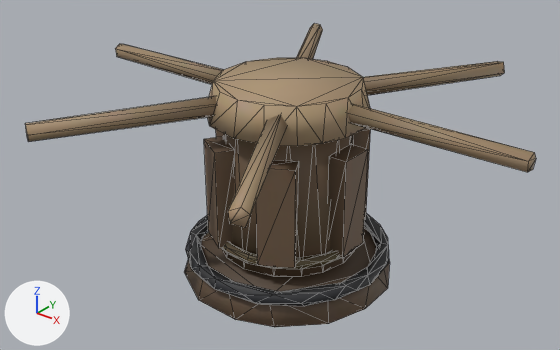
A saved change to the glTF model public/assets/models/capstan_far.glb.
Rendered twice from a 50 mm lens placed at (1.83, -2.34, 1.88), pointed at (-0.02, -0.03, 0.45). The lights are fixed; the arrows at lower left show +X, +Y and +Z. The older version comes first. Mesh edges are drawn as thin lines. Vertices at exactly the same position are counted once.

Names of what the first picture shows: 'capstan_body', 'drum'.
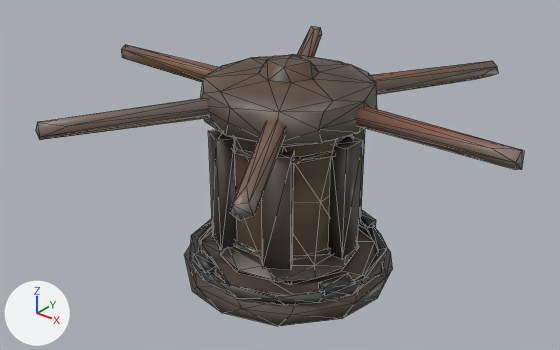
Location of each change, [x1, y1, x2, y2] in pixels of the pictures (560 x 350 px):
'drum', reshaped
    before: [25, 23, 536, 277]
    after: [36, 26, 524, 285]
'capstan_body', reshaped
    before: [184, 213, 390, 327]
    after: [184, 210, 393, 326]
part 1 of me_base, rebuilt (6% shorter)
    before: [185, 213, 389, 306]
    after: [190, 218, 387, 305]
part 2 of me_base, rebuilt
    before: [184, 227, 390, 327]
    after: [184, 226, 393, 326]
part 3 of me_base, added
    after: [193, 210, 376, 296]
part 4 of me_drum, rebuilt (mostly hidden afterwards)
    before: [222, 234, 364, 269]
    after: [234, 241, 330, 260]
part 5 of me_drum, rebuilt
    before: [222, 134, 355, 277]
    after: [200, 54, 377, 285]
part 6 of me_drum, rebuilt
    before: [296, 23, 323, 59]
    after: [297, 26, 322, 57]
part 7 of me_drum, rebuilt
    before: [115, 44, 223, 84]
    after: [121, 45, 219, 82]
part 8 of me_drum, rebuilt
    before: [25, 96, 217, 142]
    after: [36, 99, 209, 140]
part 9 of me_drum, rebuilt
    before: [363, 61, 505, 95]
    after: [370, 61, 498, 95]
part 10 of me_drum, rebuilt (10% narrower)
    before: [348, 104, 536, 172]
    after: [355, 106, 524, 170]
part 11 of me_drum, rebuilt (7% narrower, 10% shorter)
    before: [228, 115, 288, 228]
    after: [230, 119, 286, 221]
part 12 of me_drum, rebuilt (25% narrower, 10% taller)
    before: [256, 160, 299, 268]
    after: [262, 151, 294, 270]
part 13 of me_drum, rebuilt (not visible afterwards)
    before: [216, 130, 224, 137]
part 14 of me_drum, rebuilt (12% narrower, 8% taller)
    before: [328, 144, 368, 258]
    after: [328, 136, 363, 259]
part 15 of me_drum, rebuilt
    before: [353, 128, 371, 219]
    after: [354, 128, 365, 222]
part 16 of me_drum, rebuilt (6% narrower, 7% taller)
    before: [204, 136, 235, 248]
    after: [208, 130, 237, 250]
part 17 of me_drum, added
    after: [232, 136, 354, 164]
part 18 of me_drum, deleted (beige)
    before: [207, 58, 370, 146]

Patch to the scene script:
```diff
--- a/public/assets/models/capstan_far.glb.py
+++ b/public/assets/models/capstan_far.glb.py
@@ mat_pbr_ship_hardware @@
+mat_pbr_ship_hardware = bpy.data.materials.new('PBR_ship_hardware')
+# uses the picture img_ship_hardware_basecolor
+# uses the picture img_ship_hardware_normal
+# uses the picture img_ship_hardware_orm
@@ me_base @@
-me_base.from_pydata(...)  # 110 vertices, 216 faces; spans x -0.462..0.455, y -0.453..0.464, z 0.0..0.138
-me_base.materials.append(mat_atlas_capstan)
+me_base.from_pydata(...)  # 105 vertices, 190 faces; spans x -0.46..0.46, y -0.46..0.46, z 0.002..0.148
+# me_base part 1: the loose piece of 84 vertices spanning x -0.449..0.449, y -0.449..0.449, z 0.08..0.138 is rebuilt with 44 vertices and now spans x -0.433..0.433, y -0.433..0.433, z 0.076..0.124, in mat_pbr_ship_hardware
+# me_base part 2: the loose piece of 26 vertices spanning x -0.462..0.455, y -0.453..0.464, z 0.0..0.1 is rebuilt with 33 vertices and now spans x -0.46..0.46, y -0.46..0.46, z 0.002..0.104, in mat_pbr_ship_hardware
+# me_base part 3
+# 19 vertices are added at x -0.424..0.424, y -0.424..0.416, z 0.112..0.148
+# 9 new vertices lie (0.0, 0.0, 0.036) away from vertices in x -0.374..0.374, y -0.374..0.416, z 0.112
+# 40 new faces join them
+me_base.materials.append(mat_pbr_ship_hardware)
@@ me_drum @@
-me_drum.from_pydata(...)  # 294 vertices, 532 faces; spans x -1.02..1.02, y -0.9..0.9, z 0.13..0.87
-me_drum.materials.append(mat_atlas_capstan)
+me_drum.from_pydata(...)  # 304 vertices, 556 faces; spans x -0.99..0.99, y -0.87..0.87, z 0.1..0.96
+# me_drum part 4: the loose piece of 115 vertices spanning x -0.33..0.33, y -0.33..0.33, z 0.18..0.22 is rebuilt with 40 vertices and now spans x -0.27..0.27, y -0.27..0.27, z 0.19..0.21, in mat_pbr_ship_hardware
+# me_drum part 5: the loose piece of 31 vertices spanning x -0.3..0.3, y -0.3..0.3, z 0.13..0.75 is rebuilt with 94 vertices and now spans x -0.36..0.36, y -0.36..0.36, z 0.1..0.96, in mat_pbr_ship_hardware
+# me_drum part 6: the loose piece of 12 vertices spanning x -0.54..-0.08, y 0.17..0.9, z 0.76..0.84 is rebuilt with 13 vertices and now spans x -0.52..-0.07, y 0.16..0.87, z 0.76..0.84, in mat_pbr_ship_hardware
+# me_drum part 7: the loose piece of 12 vertices spanning x -1.02..-0.22, y -0.04..0.04, z 0.76..0.84 is rebuilt with 14 vertices and now spans x -0.99..-0.2, y -0.05..0.05, z 0.76..0.84, in mat_pbr_ship_hardware
+# me_drum part 8: the loose piece of 11 vertices spanning x -0.53..-0.08, y -0.9..-0.17, z 0.76..0.84 is rebuilt with 14 vertices and now spans x -0.52..-0.07, y -0.86..-0.15, z 0.75..0.84, in mat_pbr_ship_hardware
+# me_drum part 9: the loose piece of 11 vertices spanning x 0.07..0.54, y 0.17..0.9, z 0.76..0.84 is rebuilt with 14 vertices and now spans x 0.07..0.52, y 0.15..0.86, z 0.75..0.84, in mat_pbr_ship_hardware
+# me_drum part 10: the loose piece of 11 vertices spanning x 0.22..1.02, y -0.04..0.04, z 0.76..0.84 is rebuilt with 14 vertices and now spans x 0.2..0.99, y -0.05..0.05, z 0.76..0.84, in mat_pbr_ship_hardware
+# me_drum part 11: the loose piece of 10 vertices spanning x 0.08..0.54, y -0.9..-0.17, z 0.76..0.84 is rebuilt with 13 vertices and now spans x 0.07..0.52, y -0.87..-0.16, z 0.76..0.84, in mat_pbr_ship_hardware
+# me_drum part 12: the loose piece of 8 vertices spanning x 0.06..0.24, y -0.33..-0.19, z 0.2..0.64 is rebuilt with 8 vertices and now spans x 0.08..0.21, y -0.31..-0.19, z 0.18..0.68, in mat_pbr_ship_hardware
+# me_drum part 13: the loose piece of 8 vertices spanning x -0.34..-0.26, y -0.08..0.08, z 0.2..0.64 is rebuilt with 8 vertices and now spans x -0.33..-0.25, y -0.06..0.06, z 0.18..0.68, in mat_pbr_ship_hardware
+# me_drum part 14: the loose piece of 8 vertices spanning x 0.26..0.34, y -0.08..0.08, z 0.2..0.64 is rebuilt with 8 vertices and now spans x 0.25..0.33, y -0.06..0.06, z 0.18..0.68, in mat_pbr_ship_hardware
+# me_drum part 15: the loose piece of 8 vertices spanning x 0.06..0.24, y 0.19..0.33, z 0.2..0.64 is rebuilt with 8 vertices and now spans x 0.08..0.21, y 0.19..0.31, z 0.18..0.68, in mat_pbr_ship_hardware
+# me_drum part 16: the loose piece of 8 vertices spanning x -0.24..-0.06, y -0.33..-0.19, z 0.2..0.64 is rebuilt with 8 vertices and now spans x -0.21..-0.08, y -0.31..-0.19, z 0.18..0.68, in mat_pbr_ship_hardware
+# me_drum part 17: a new loose piece of 40 vertices spanning x -0.27..0.27, y -0.27..0.27, z 0.63..0.65, in mat_pbr_ship_hardware
+# me_drum part 18: 33 vertices removed from x -0.34..0.34, y -0.34..0.34, z 0.73..0.87
+# other edits to the shape of me_drum do not show in these pictures
+me_drum.materials.append(mat_pbr_ship_hardware)
```
